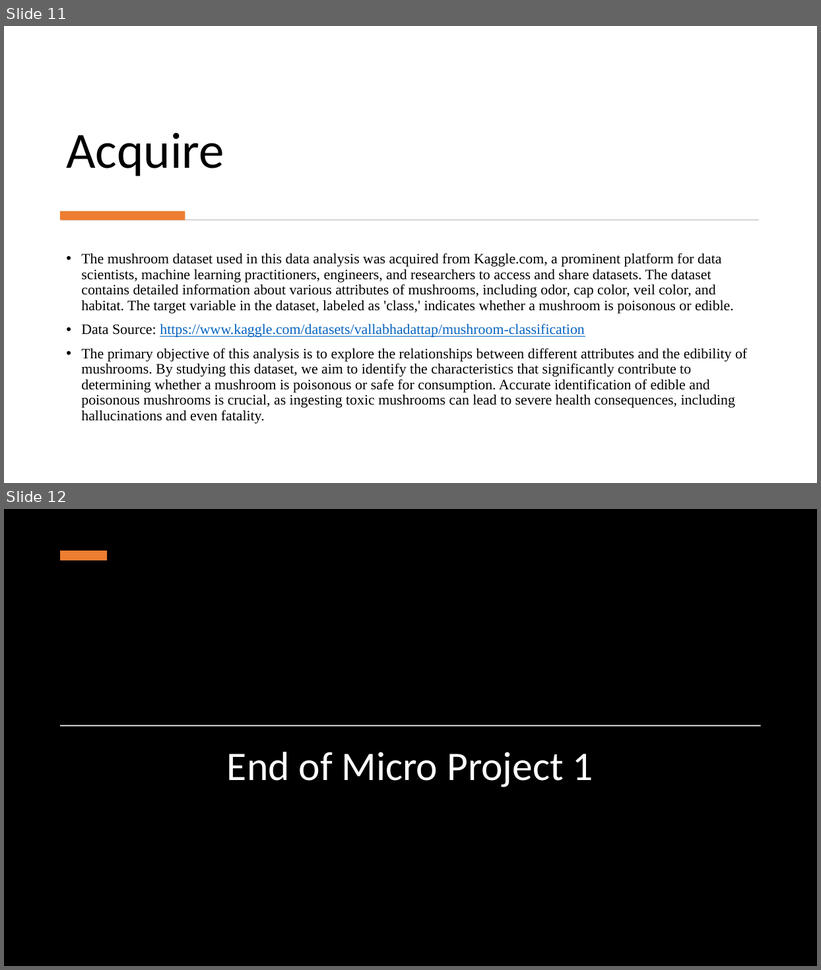
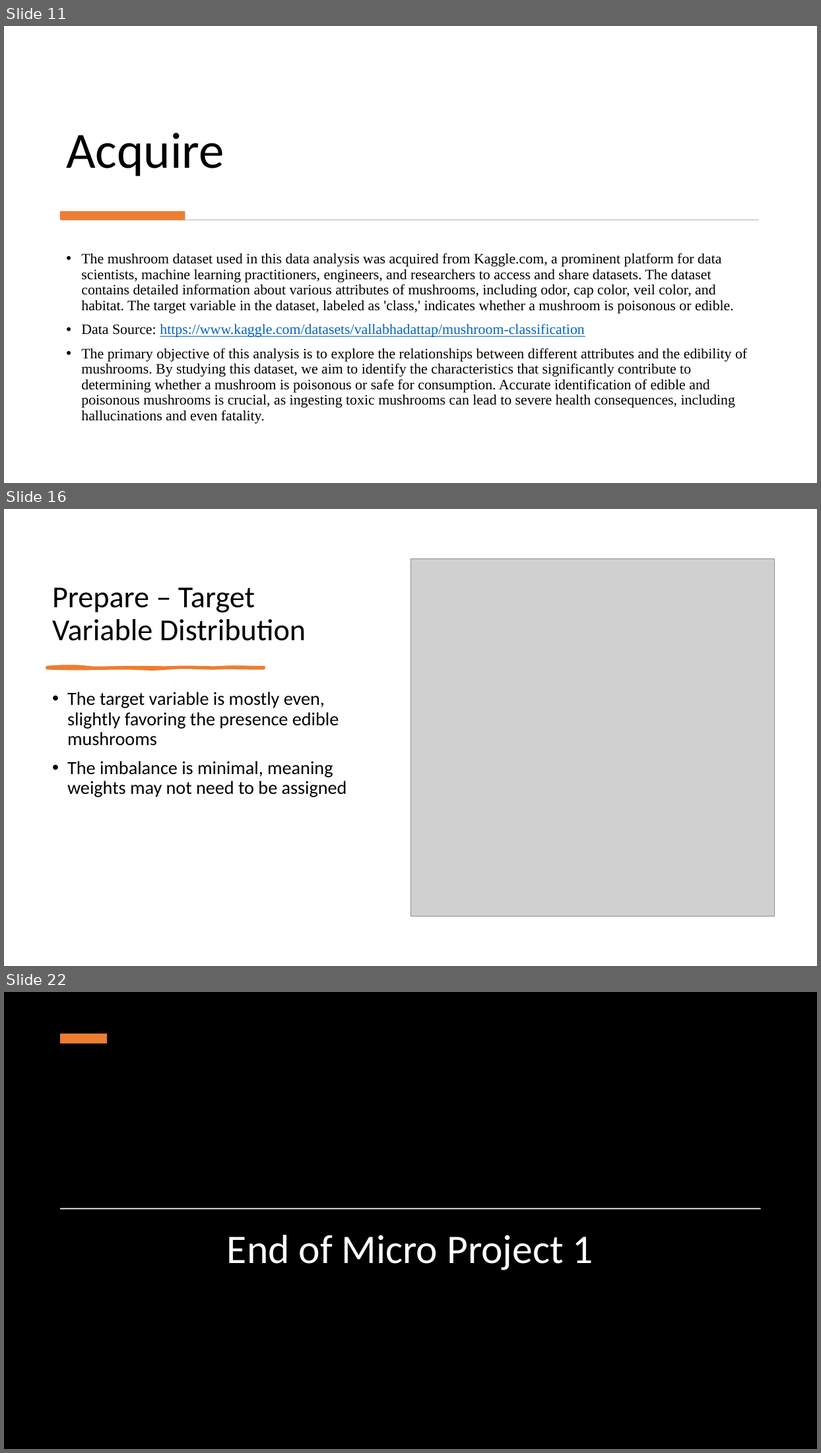
Before and after one commit to elijahcw-git/ANA500-PFDS, a slide deck: Microproject_1/ElijahWalker_ANA500_MP1.pptx. Shown one above the other, each under a label of ours: slides 11 and 12 before the commit, slides 11, 16 and 22 after it; the slides between them are not shown. The pictures are 821x970 and 821x1453 pixels, drawn with LibreOffice and Linux fonts; fonts in the diff are those of the drawing; grey boxes stand for pictures; background and template pictures are left out; a plain dark background stands for a picture behind light text. Boxes give left, top, right and bottom in pixels: in the first picture for what was removed or moved away, otherwise in the second. Text is boxed around its words. In the diff, an @@ line names an element or a change of style, - is before the commit and + after.

Commit message:
Added step 2 - Prepare

```diff
--- a/Microproject_1/ElijahWalker_ANA500_MP1.pptx
+++ b/Microproject_1/ElijahWalker_ANA500_MP1.pptx
@@ slide 16 added at [4, 509, 817, 966], background #FFFFFF @@
@@ picture added at [411, 559, 775, 917] @@
@@ title added at [52, 588, 306, 641], 36 pt, text #000000 @@
+Prepare – Target Variable Distribution
@@ freeform shape added at [47, 667, 264, 669], fill #ED7D31, outline #ED7D31 3 pt @@
@@ text added at [67, 692, 347, 797], 22 pt, text #000000 @@
+• The target variable is mostly even, slightly favoring the presence edible mushrooms
+• The imbalance is minimal, meaning weights may not need to be assigned
@@ what was slide 12 is now slide 22 @@
```
Also in this commit, not shown: 9 other slides added, 1 slide removed, 1 other file.
